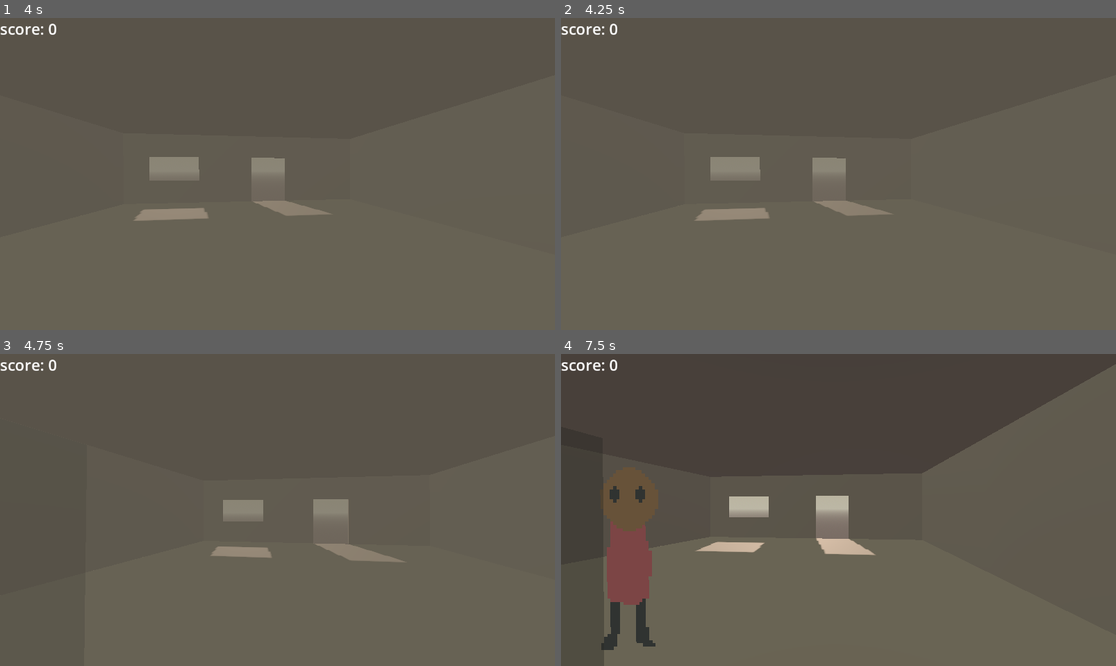
Above: before the commit, frames 1-4 (two rows, left to right).
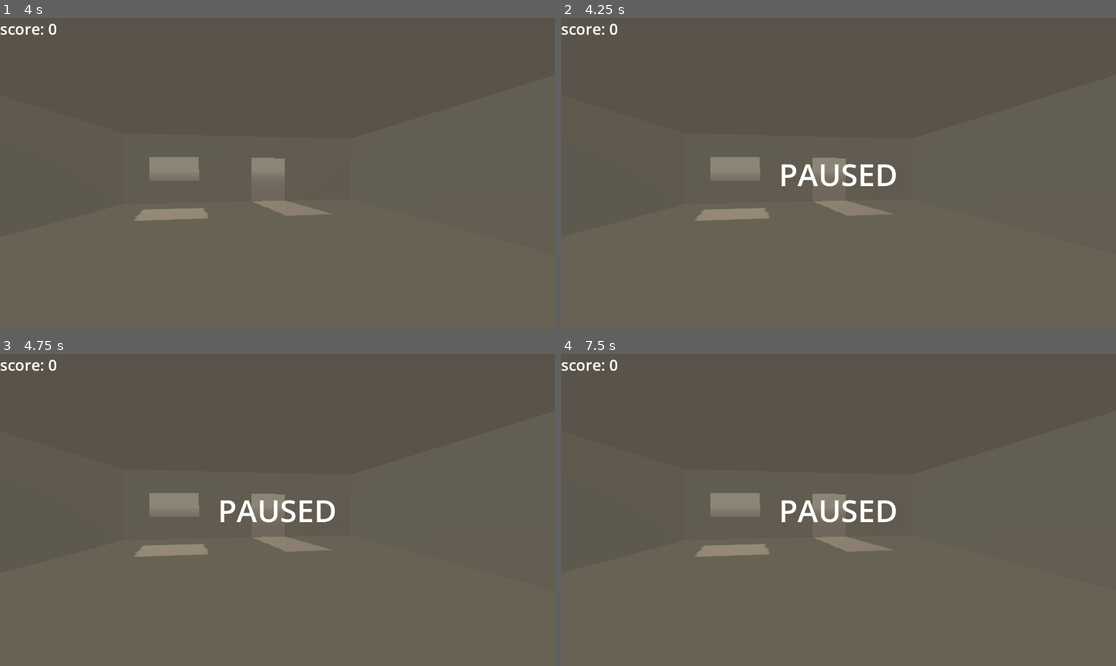
Above: after the commit, the same moments.

Repository: Sunday-Studio-Team/cafe
Game: Godot game, scene res://main.tscn
Same seed, same stepped clock (60 frames per second), same inputs: the game is played once before the commit and once after it.
Inputs (mouse positions are in pixels of both pictures, inside the frame that each line leads up to):
- Up to frame 1 (4 s): tap Enter at 0.5, 3.5 s; move the mouse to (305, 174) at 0.52 s; hold W (move_forward) from 0.53 s (still down); tap I every 0.75 s from 0.6 to 3.6 s; move the mouse to (249, 174) at 1.27 s; move the mouse to (288, 167) at 2.02 s; tap Space at 2.75 s; move the mouse to (271, 180) at 2.77 s; move the mouse to (316, 177) at 3.52 s
- Up to frame 2 (4.25 s): keep holding W (move_forward); tap Escape (pause, bound only after the commit) at 4.15 s
- Up to frame 3 (4.75 s): keep holding W (move_forward); move the mouse to (233, 506) at 4.27 s; tap I at 4.35 s
- Up to frame 4 (7.5 s): tap Space at 5 s; move the mouse to (844, 510) at 5.02 s; tap I every 0.75 s from 5.1 to 7.35 s; tap Enter at 5.75 s; move the mouse to (816, 503) at 5.77 s; release W (move_forward) at 5.78 s; hold D (move_right) 5.78-6.53 s; move the mouse to (866, 510) at 6.52 s; hold W (move_forward) from 6.53 s (still down); move the mouse to (810, 510) at 7.27 s

Frame 1 is identical in both runs. In frame 2, 0.7% of the frame differs, in the area x 39-61%, y 46-55%; in frame 3, 3.5%; in frame 4, 9.1%, in the area x 0-67%, y 23-95%.

Commit message:
add pause menu

Diff:
--- a/godot/machine.gd
+++ b/godot/machine.gd
@@ -32,7 +32,7 @@
 func start_order() -> void:
 	timer.start()
 	customers_order = Global.drinks.pick_random()
-	current_order_indicator.text = customers_order.drink_name
+	current_order_indicator.text = "current order: " + customers_order.drink_name
 	progress_bar.show()
 
 
@@ -59,7 +59,7 @@
 func _on_order_finished() -> void:
 	progress_bar.hide()
 	completed_order = Global.drinks.pick_random()
-	final_order_indicator.text = completed_order.drink_name
+	final_order_indicator.text = "final order: " + completed_order.drink_name
 	score_drink()
 
 	await get_tree().create_timer(randf_range(1, 2), false).timeout
--- a/godot/main.tscn
+++ b/godot/main.tscn
@@ -5,6 +5,7 @@
 [ext_resource type="PackedScene" uid="uid://dp7t0dh80ct1r" path="res://customer.tscn" id="3_h2yge"]
 [ext_resource type="PackedScene" uid="uid://c01lyg34g6sxd" path="res://player.tscn" id="4_1bvp3"]
 [ext_resource type="Script" uid="uid://mf7n2lw6ea0i" path="res://ui.gd" id="5_lquwl"]
+[ext_resource type="Script" uid="uid://d26vdt6uji0gm" path="res://pause_menu.gd" id="6_7mycd"]
 
 [sub_resource type="ProceduralSkyMaterial" id="ProceduralSkyMaterial_ig7tw"]
 sky_top_color = Color(0.7058824, 0.67058825, 0.56078434, 1)
@@ -135,3 +136,21 @@
 size_flags_vertical = 0
 theme_override_font_sizes/font_size = 32
 text = "score: 0"
+
+[node name="PauseMenu" type="CanvasLayer" parent="." unique_id=359855339]
+process_mode = 3
+script = ExtResource("6_7mycd")
+
+[node name="MarginContainer" type="MarginContainer" parent="PauseMenu" unique_id=1189096436]
+anchors_preset = 15
+anchor_right = 1.0
+anchor_bottom = 1.0
+grow_horizontal = 2
+grow_vertical = 2
+
+[node name="Label" type="Label" parent="PauseMenu/MarginContainer" unique_id=2024104815]
+layout_mode = 2
+size_flags_horizontal = 4
+theme_override_font_sizes/font_size = 64
+text = "PAUSED"
+horizontal_alignment = 1
--- /dev/null
+++ b/godot/pause_menu.gd
@@ -0,0 +1,16 @@
+extends CanvasLayer
+
+
+func _ready() -> void:
+	hide()
+
+
+func _physics_process(_delta: float) -> void:
+	if Input.is_action_just_pressed("pause"):
+		get_tree().paused = !get_tree().paused
+		visible = !visible
+
+		if visible:
+			Input.mouse_mode = Input.MOUSE_MODE_VISIBLE
+		else:
+			Input.mouse_mode = Input.MOUSE_MODE_CAPTURED
--- a/godot/project.godot
+++ b/godot/project.godot
@@ -46,6 +46,11 @@
 "events": [Object(InputEventKey,"resource_local_to_scene":false,"resource_name":"","device":-1,"window_id":0,"alt_press …(192 unchanged characters)…
 ]
 }
+pause={
+"deadzone": 0.2,
+"events": [Object(InputEventKey,"resource_local_to_scene":false,"resource_name":"","device":-1,"window_id":0,"alt_pressed":false,"shift_pressed":false,"ctrl_pressed":false,"meta_pressed":false,"pressed":false,"keycode":0,"physical_keycode":4194305,"key_label":0,"unicode":0,"location":0,"echo":false,"script":null)
+]
+}
 
 [physics]
 
Not shown, added: godot/pause_menu.gd.uid
